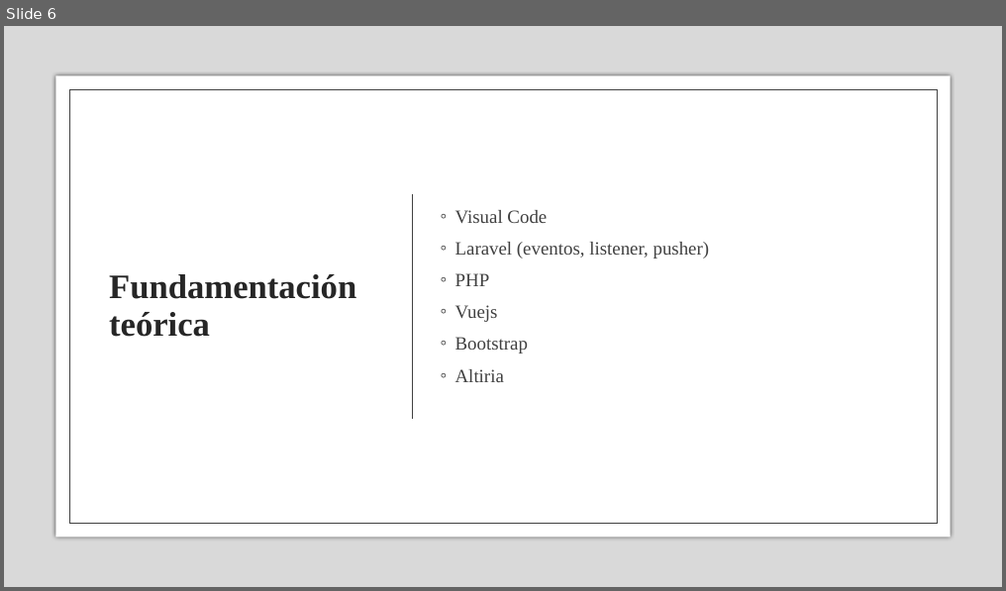
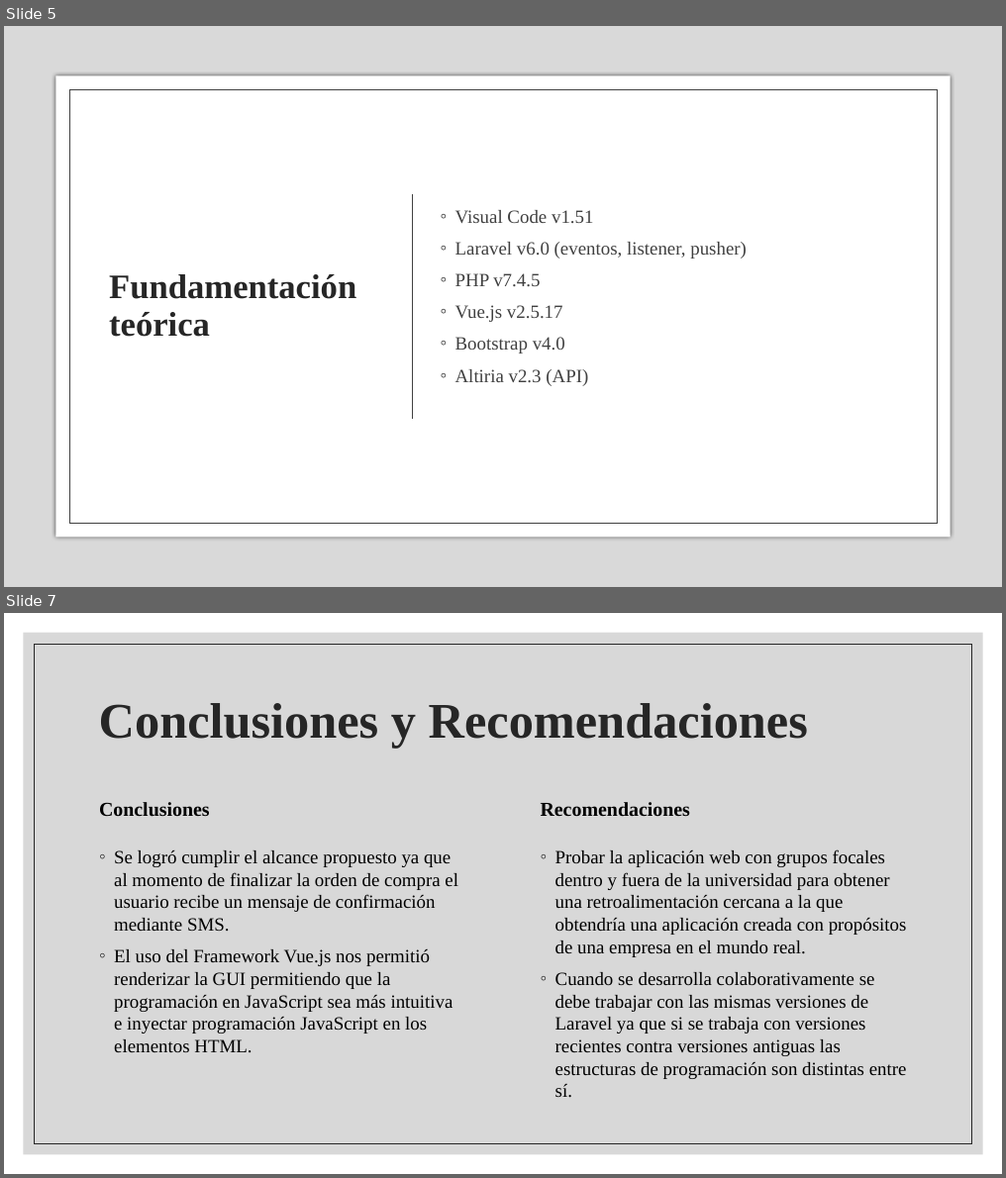
Before and after one commit to DanielIza97/TecTronik, a slide deck: Proyecto final.pptx. Shown one above the other, each under a label of ours: slide 6 before the commit, slides 5 and 7 after it; the slides between them are not shown. The pictures are 1006x591 and 1006x1178 pixels, drawn with LibreOffice and Linux fonts; fonts in the diff are those of the drawing. Boxes give left, top, right and bottom in pixels: in the first picture for what was removed or moved away, otherwise in the second. Text is boxed around its words. In the diff, an @@ line names an element or a change of style, - is before the commit and + after.

```diff
--- a/Proyecto final.pptx
+++ b/Proyecto final.pptx
@@ slide 7 added at bbox=[4, 613, 1002, 1174], background #FFFFFF @@
@@ rectangle added at bbox=[24, 633, 983, 1155], fill #BFBFBF at 60% opacity @@
@@ rectangle added at bbox=[35, 644, 972, 1144], outline #262626 0.5 pt @@
@@ title added at bbox=[99, 703, 808, 748], 48 pt, text #262626, bold @@
+Conclusiones y Recomendaciones
@@ text added at bbox=[99, 802, 210, 817], 19 pt, text #000000, bold @@
+Conclusiones
@@ text added at bbox=[541, 802, 690, 816], 19 pt, text #000000, bold @@
+Recomendaciones
@@ text added at bbox=[555, 850, 907, 1098], 18 pt, text #000000 @@
+◦ Probar la aplicación web con grupos focales dentro y fuera de la universidad para obtener una retroalimentación cercana a la que obtendría una aplicación creada con propósitos de una empresa en el mundo real.
+◦ Cuando se desarrolla colaborativamente se debe trabajar con las mismas versiones de Laravel ya que si se trabaja con versiones recientes contra versiones antiguas las estructuras de programación son distintas entre sí.
@@ text added at bbox=[114, 851, 458, 1053], 18 pt, text #000000 @@
+◦ Se logró cumplir el alcance propuesto ya que al momento de finalizar la orden de compra el usuario recibe un mensaje de confirmación mediante SMS.
+◦ El uso del Framework Vue.js nos permitió renderizar la GUI permitiendo que la programación en JavaScript sea más intuitiva e inyectar programación JavaScript en los elementos HTML.
@@ what was slide 6 is now slide 5 @@
@@ slide 5 changed as well @@
@@ text at bbox=[455, 210, 746, 386]: text changed @@
-◦ Visual Code
-◦ Laravel (eventos, listener, pusher)
-◦ PHP
-◦ Vuejs
-◦ Bootstrap
-◦ Altiria
+◦ Visual Code v1.51
+◦ Laravel v6.0 (eventos, listener, pusher)
+◦ PHP v7.4.5
+◦ Vue.js v2.5.17
+◦ Bootstrap v4.0
+◦ Altiria v2.3 (API)
```
Also in this commit, not shown: 4 other slides changed, 1 other slide added, 2 slides removed, 1 other file.
